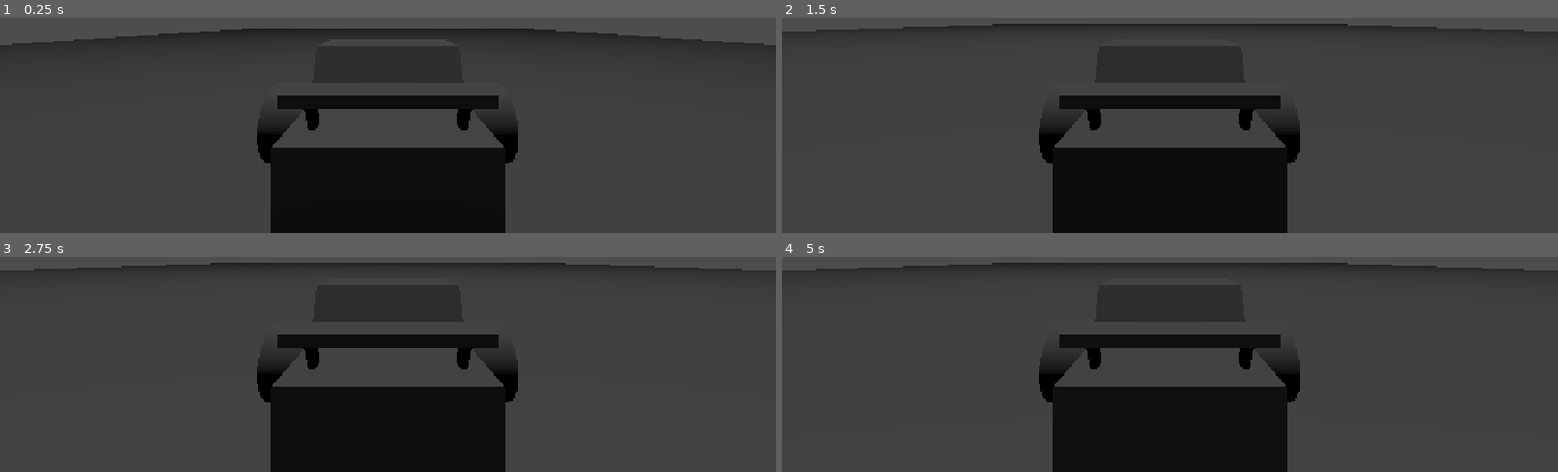
Above: before the commit, frames 1-4 (two rows, left to right).
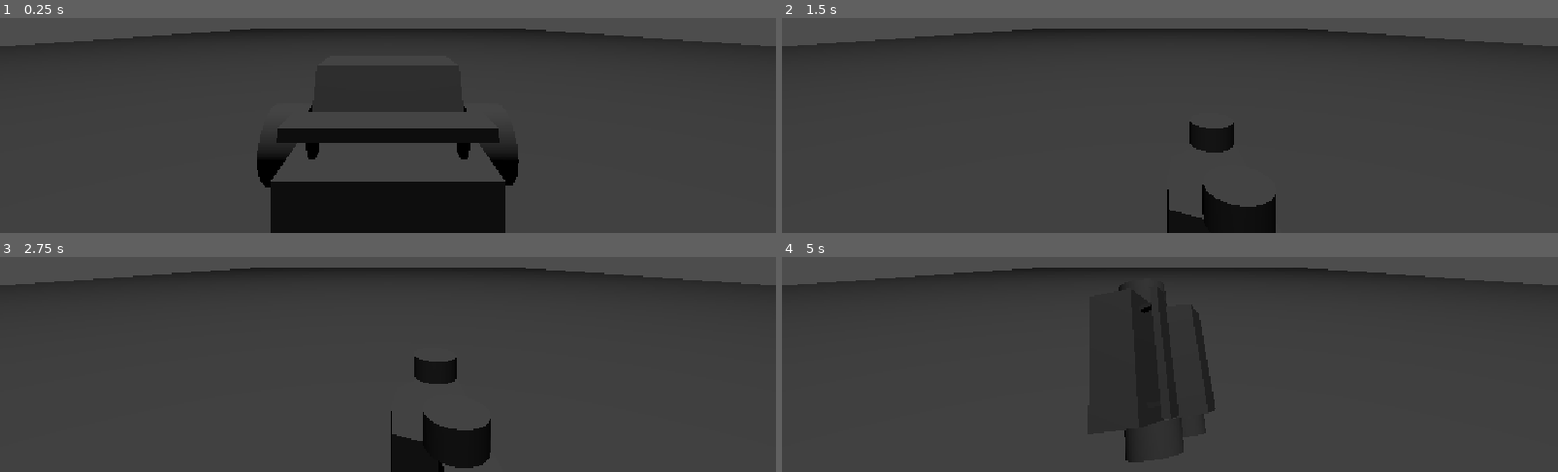
Above: after the commit, the same moments.

Repository: FlameFreezer/170.3
Game: Godot game, scene res://scenes/ControlCarTest.tscn
Same seed, same stepped clock (60 frames per second), same inputs: the game is played once before the commit and once after it. This scene is started directly instead of the project's main scene.
Inputs:
- Up to frame 1 (0.25 s): no input
- Up to frame 2 (1.5 s): hold D (steer right) 0.53-1.28 s; hold Space (clutch) 0.53-1.28 s; hold A (steer left) from 1.28 s (still down); tap W (throttle) at 1.35 s
- Up to frame 3 (2.75 s): release A (steer left) at 2.03 s; hold D (steer right) from 2.03 s (still down); hold Space (clutch) from 2.03 s (still down)
- Up to frame 4 (5 s): release Space (clutch) at 2.78 s; tap W (throttle) at 2.85, 4.35 s; release D (steer right) at 3.53 s; hold Space (clutch) 3.53-4.28 s; hold A (steer left) from 3.53 s (still down)

The runs differ from the first frame. In frame 1, 9.9% of the frame differs, in the area x 0-100%, y 4-79%; in frame 2, 17%; in frame 3, 16%; in frame 4, 18%, in the area x 0-100%, y 2-100%.

Commit message:
Steering WIP

Diff:
--- a/Scripts/Car/car.gd
+++ b/Scripts/Car/car.gd
@@ -9,11 +9,11 @@
 var rear_wheels_rpm: float = 0.0
 @export var rpm_accel: float = 50.0
 @export var handbrake_decel: float = 75.0
+var steer_state: int = 0
 
 # Called when the node enters the scene tree for the first time.
 func _ready() -> void:
 	pass
-
 
 # Called every frame. 'delta' is the elapsed time since the previous frame.
 func _process(delta: float) -> void:
@@ -23,9 +23,12 @@
 		rear_wheels_rpm = move_toward(rear_wheels_rpm, 0.0, delta * rpm_accel * 0.25)
 	if Input.is_action_pressed("handbrake"):
 		rear_wheels_rpm = move_toward(rear_wheels_rpm, 0.0, delta * handbrake_decel)
+	steer_state = int(Input.is_action_pressed("steer right")) - int(Input.is_action_pressed("steer left"))
 
 # Called during _physics_process, allows safe reading and modification of physics state before its application
 func _integrate_forces(state: PhysicsDirectBodyState3D) -> void:
 	var xz_velocity = Vector3.FORWARD * rear_wheels_rpm * wheel_radius
 	state.linear_velocity.x = xz_velocity.x
 	state.linear_velocity.z = xz_velocity.z
+	var steer_force := Vector3(100.0, 0.0, 0.0)
+	state.apply_force(steer_force * steer_state, Vector3(1.5, 0.0, 0.0) * steer_state)
--- a/scenes/ControlCarTest.tscn
+++ b/scenes/ControlCarTest.tscn
@@ -5,12 +5,12 @@
 
 [node name="ControlCarTest" type="Node3D" unique_id=1954701207]
 
+[node name="Camera3D" type="Camera3D" parent="." unique_id=443055352]
+transform = Transform3D(1, 0, 0, 0, 0.999893, -0.01463005, 0, 0.01463005, 0.999893, 0, 4.5529737, 4.8613276)
+
 [node name="Car" parent="." unique_id=1020874637 instance=ExtResource("1_rling")]
 transform = Transform3D(1, 0, 0, 0, 1, 0, 0, 0, 1, 0, 2.699616, 0)
 wheel_radius = 1.0
-
-[node name="Camera3D" type="Camera3D" parent="Car" unique_id=443055352]
-transform = Transform3D(1, 0, 0, 0, 0.999893, -0.01463005, 0, 0.01463005, 0.999893, 0, 1.8533578, 4.8613276)
 
 [node name="OmniLight3D" type="OmniLight3D" parent="." unique_id=756413518]
 transform = Transform3D(1, 0, 0, 0, 1, 0, 0, 0, 1, 0, 69.816925, 7.514984)
